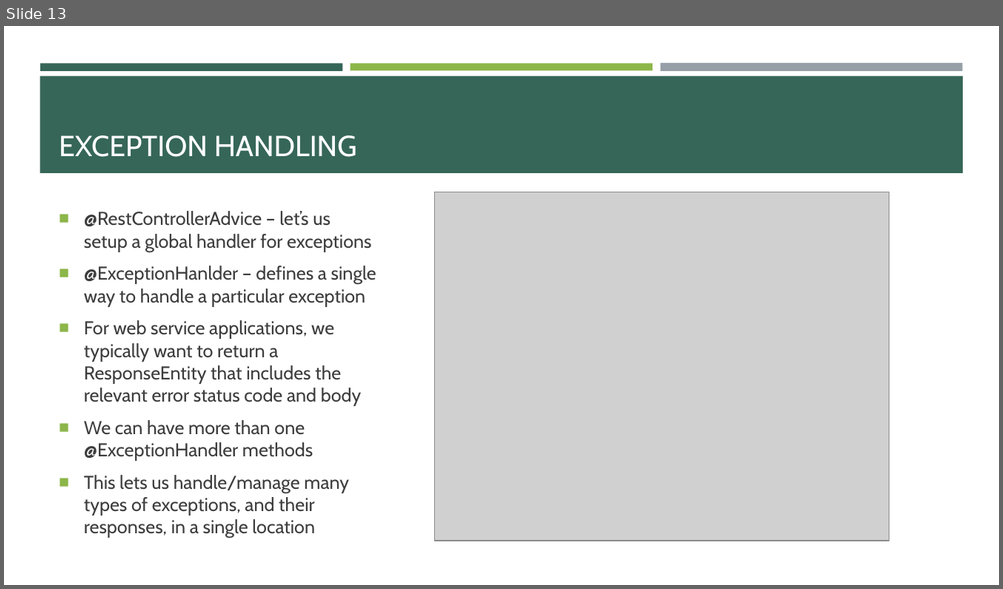
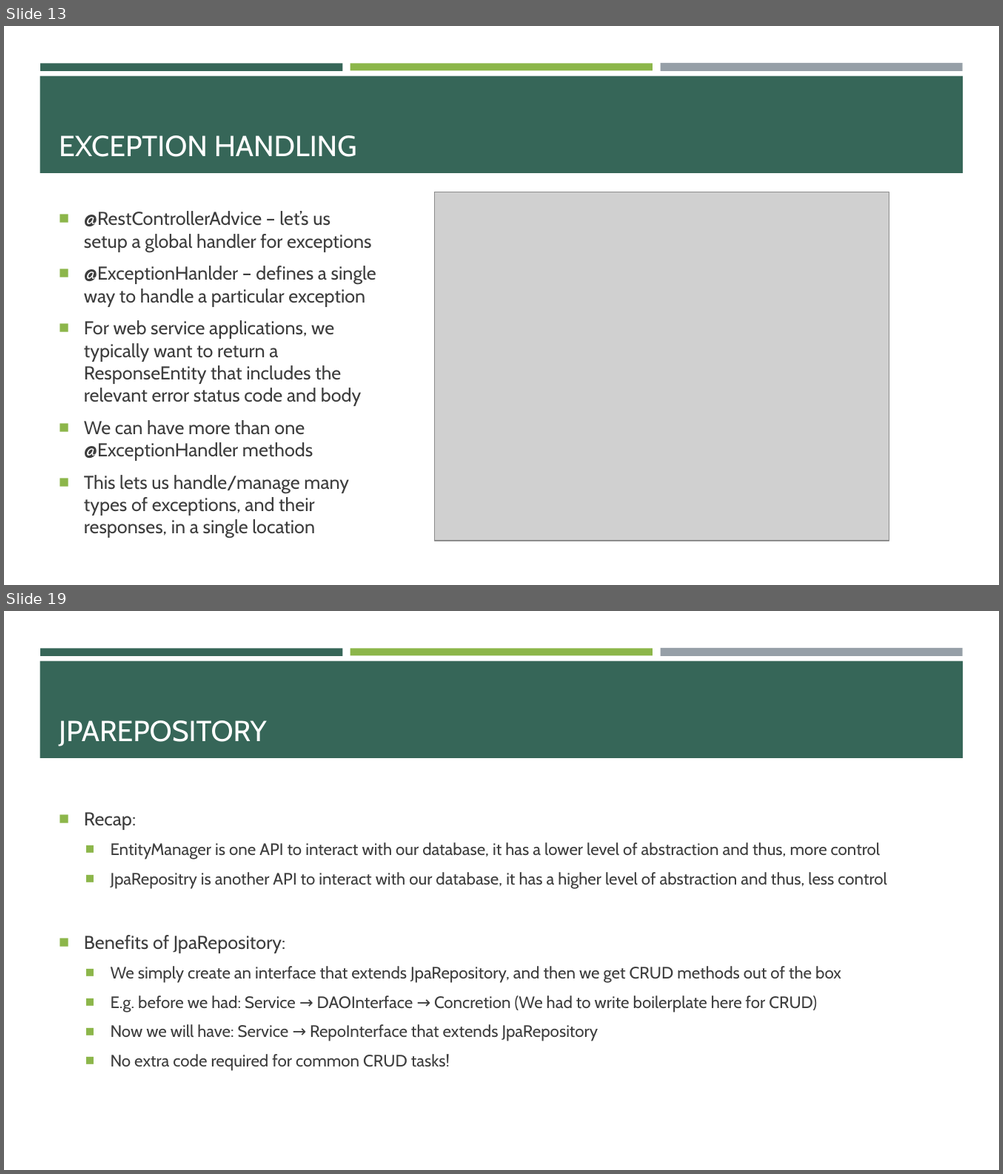
Before and after one commit to e-m-wilson/java-fs, a slide deck: Week_6/02_Hibernate_JPA_&_REST.pptx. Shown one above the other, each under a label of ours: slide 13 before the commit, slides 13 and 19 after it; the slides between them are not shown. The pictures are 1003x589 and 1003x1174 pixels, drawn with LibreOffice and Linux fonts; fonts in the diff are those of the drawing; grey boxes stand for pictures. Boxes give left, top, right and bottom in pixels: in the first picture for what was removed or moved away, otherwise in the second. Text is boxed around its words. In the diff, an @@ line names an element or a change of style, - is before the commit and + after.

```diff
--- a/Week_6/02_Hibernate_JPA_&_REST.pptx
+++ b/Week_6/02_Hibernate_JPA_&_REST.pptx
@@ slide 19 added at (x1=4, y1=611, x2=999, y2=1170), background #FFFFFF; not listed: 4 template elements that a slide beside it also shows @@
@@ title added at (x1=59, y1=721, x2=267, y2=746), 28 pt, text #FFFFFF @@
+JPAREPOSITORY
@@ text added at (x1=84, y1=812, x2=887, y2=1071), 16 pt, text #3D3D3D @@
+■ Recap:
+  ■ EntityManager is one API to interact with our database, it has a lower level of abstraction and thus, more control
+  ■ JpaRepositry is another API to interact with our database, it has a higher level of abstraction and thus, less control
+■ Benefits of JpaRepository:
+  ■ We simply create an interface that extends JpaRepository, and then we get CRUD methods out of the box
+  ■ E.g. before we had: Service → DAOInterface → Concretion (We had to write boilerplate here for CRUD)
+  ■ Now we will have: Service → RepoInterface that extends JpaRepository
+  ■ No extra code required for common CRUD tasks!
```
Also in this commit, not shown: 1 slide changed, 18 other slides added, 1 other file.
